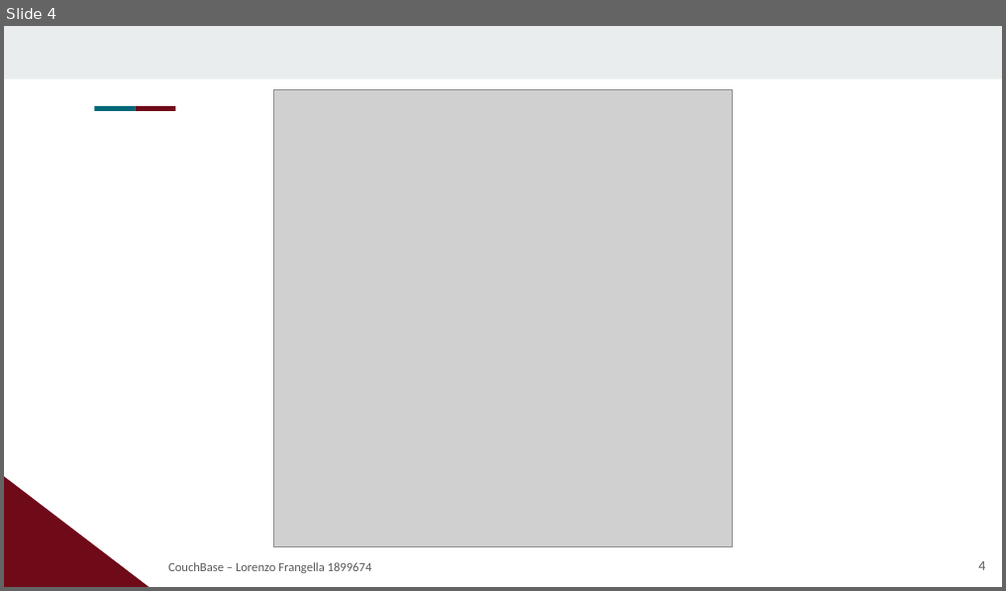
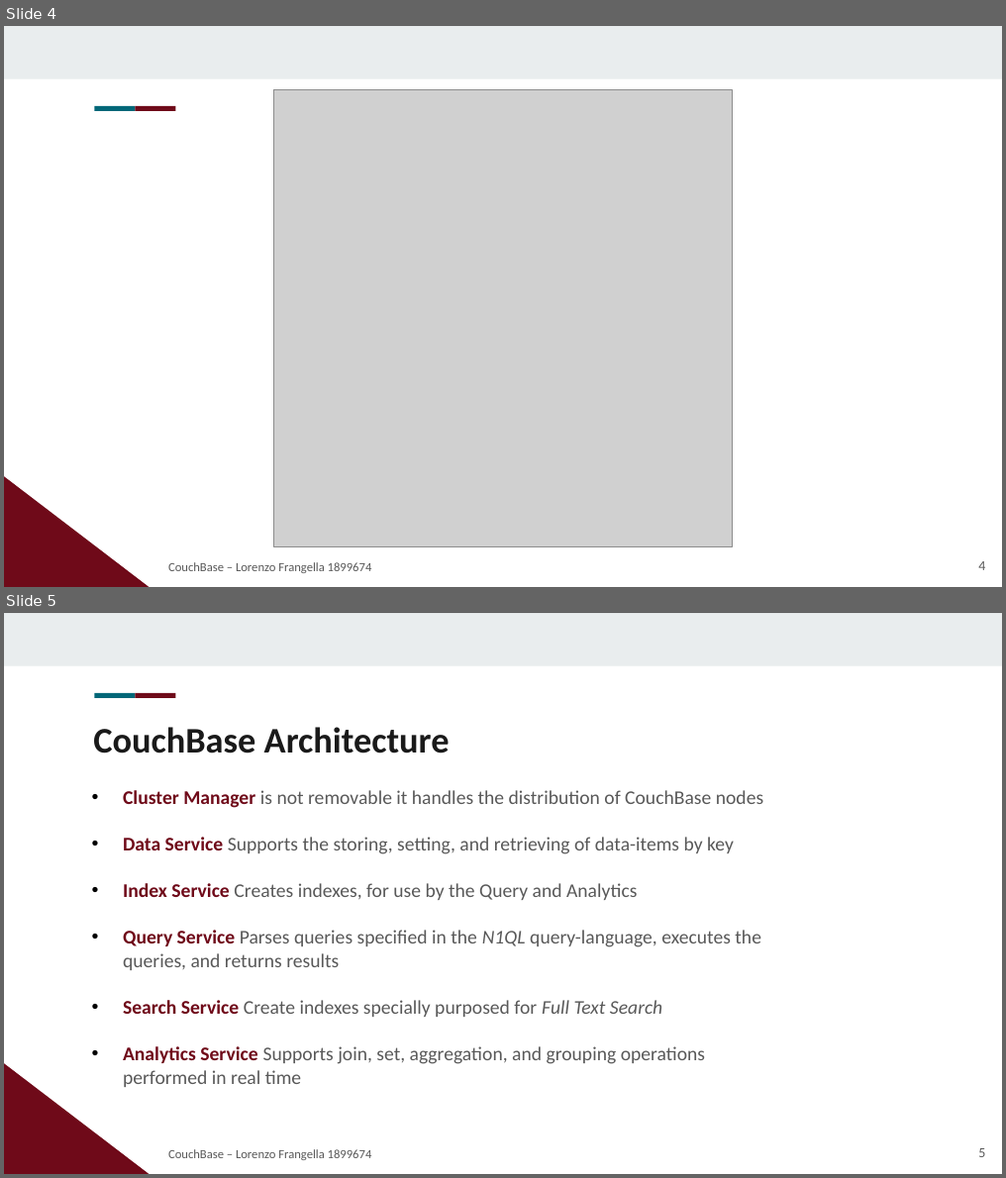
Before and after one commit to LorenzoFrangella/large-scale-data-management, a slide deck: large-scale-dm.pptx. Shown one above the other, each under a label of ours: slide 4 before the commit, slides 4 and 5 after it. The pictures are 1006x591 and 1006x1178 pixels, drawn with LibreOffice and Linux fonts; fonts in the diff are those of the drawing; grey boxes stand for pictures; background and template pictures are left out. Boxes give left, top, right and bottom in pixels: in the first picture for what was removed or moved away, otherwise in the second. Text is boxed around its words. In the diff, an @@ line names an element or a change of style, - is before the commit and + after.

```diff
--- a/large-scale-dm.pptx
+++ b/large-scale-dm.pptx
@@ slide 5 added at box(4, 613, 1002, 1174), background #FFFFFF; not listed: 4 template elements that a slide beside it also shows @@
@@ title added at box(93, 727, 450, 754), 26 pt, text #1A1A1A, bold @@
+CouchBase Architecture
@@ text added at box(123, 790, 763, 1087), 14 pt, text #595959 @@
+• Cluster Manager is not removable it handles the distribution of CouchBase nodes
+• Data Service Supports the storing, setting, and retrieving of data-items by key
+• Index Service Creates indexes, for use by the Query and Analytics
+• Query Service Parses queries specified in the N1QL query-language, executes the queries, and returns results
+• Search Service Create indexes specially purposed for Full Text Search
+• Analytics Service Supports join, set, aggregation, and grouping operations performed in real time
@@ subtitle added at box(168, 1150, 372, 1160), 9 pt, text #595959 @@
+CouchBase – Lorenzo Frangella 1899674
@@ page number added at box(978, 1149, 985, 1157), 10 pt, text #595959 @@
+5
```
Also in this commit, not shown: 2 slides changed, 12 other slides added, 4 other files.
